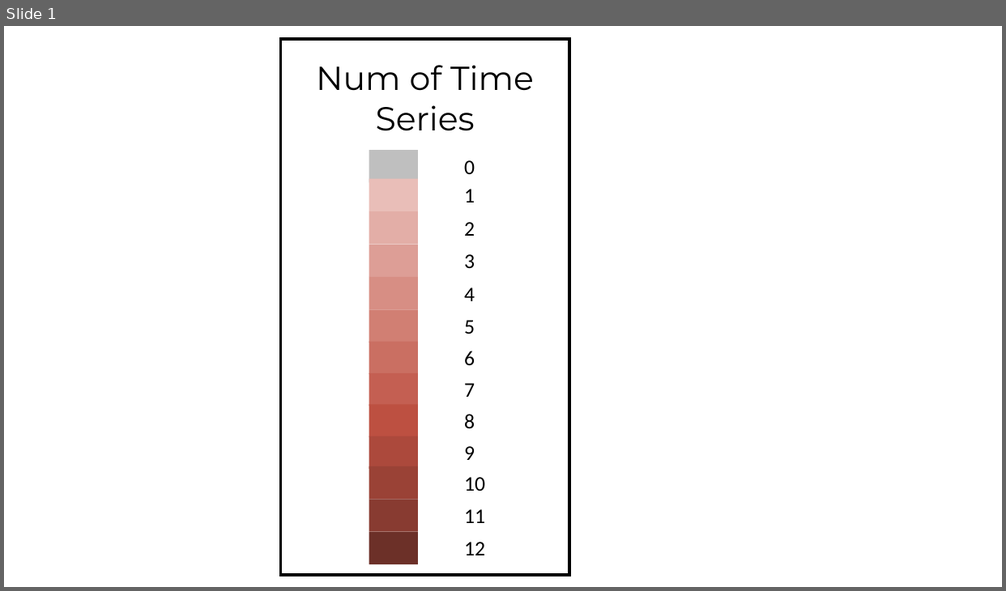
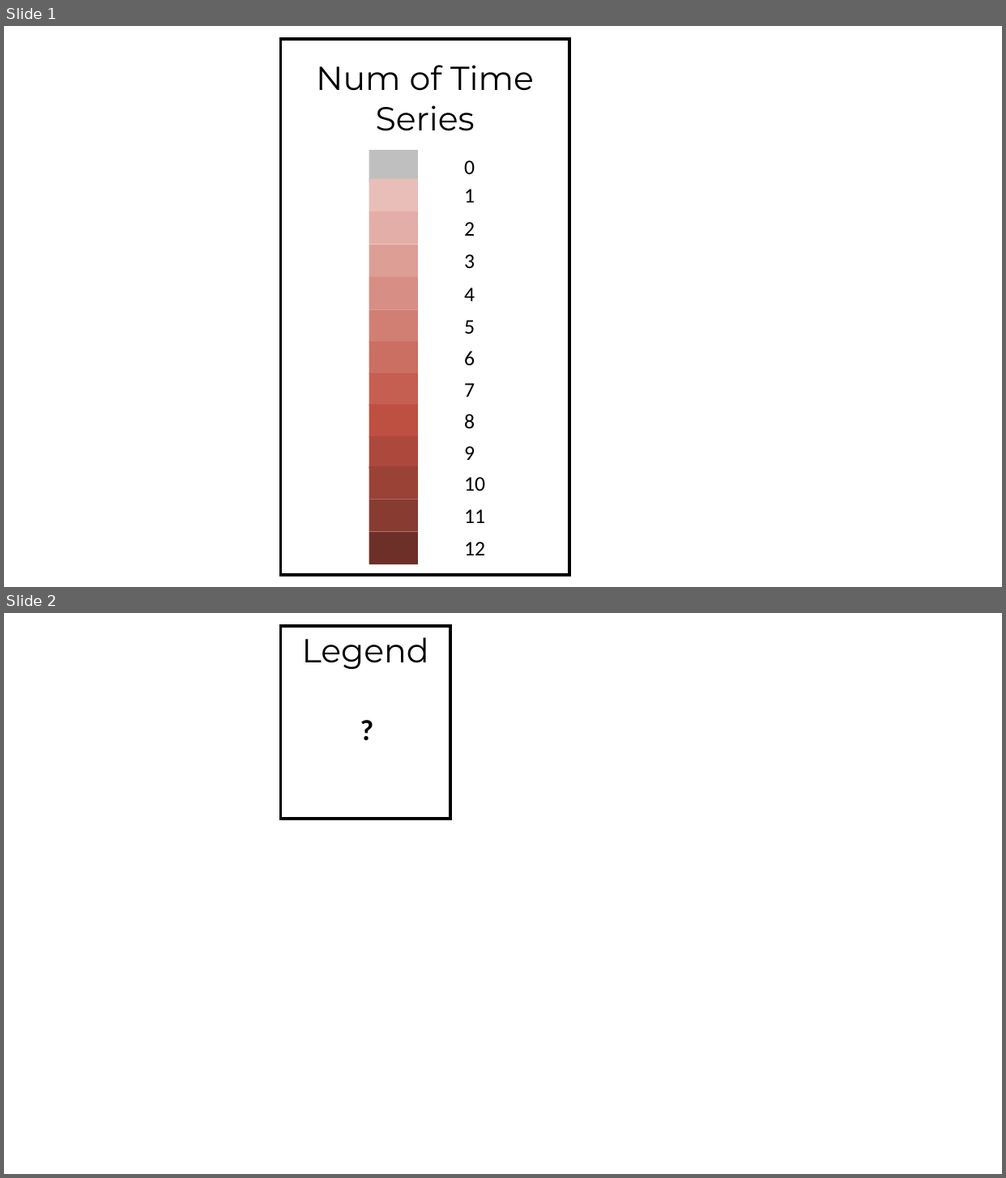
Before and after one commit to WSWCWaterDataExchange/WaDE2.0Apps, a slide deck: SSPS_Demo/NotEssentialData/custom images.pptx. Shown one above the other, each under a label of ours: slide 1 before the commit, slides 1 and 2 after it. The pictures are 1006x591 and 1006x1178 pixels, drawn with LibreOffice and Linux fonts; fonts in the diff are those of the drawing. Boxes give left, top, right and bottom in pixels: in the first picture for what was removed or moved away, otherwise in the second. Text is boxed around its words. In the diff, an @@ line names an element or a change of style, - is before the commit and + after.

```diff
--- a/SSPS_Demo/NotEssentialData/custom images.pptx
+++ b/SSPS_Demo/NotEssentialData/custom images.pptx
@@ slide 2 added at (4, 613, 1002, 1174), background #FFFFFF @@
@@ rectangle added at (281, 626, 451, 818), outline #000000 3 pt @@
@@ text added at (302, 637, 429, 669), 32 pt, text #000000 @@
+Legend
@@ text added at (353, 707, 378, 750), 28 pt, text #000000, bold @@
+?
```
Also in this commit, not shown: 2 other slides added, 29 other files.
